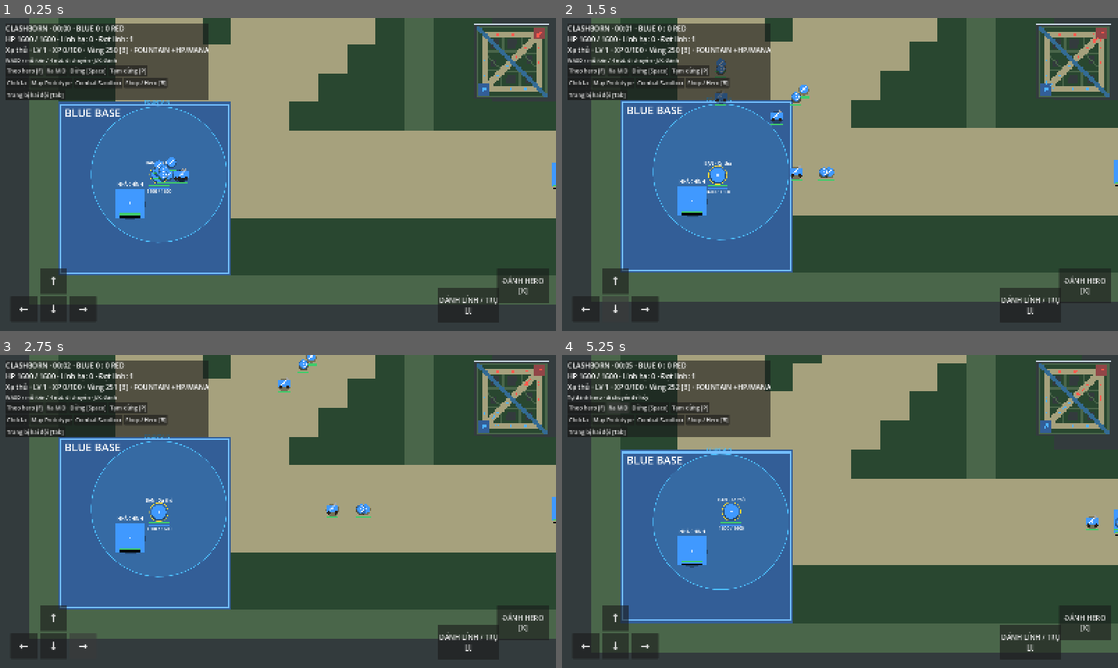
Above: before the commit, frames 1-4 (two rows, left to right).
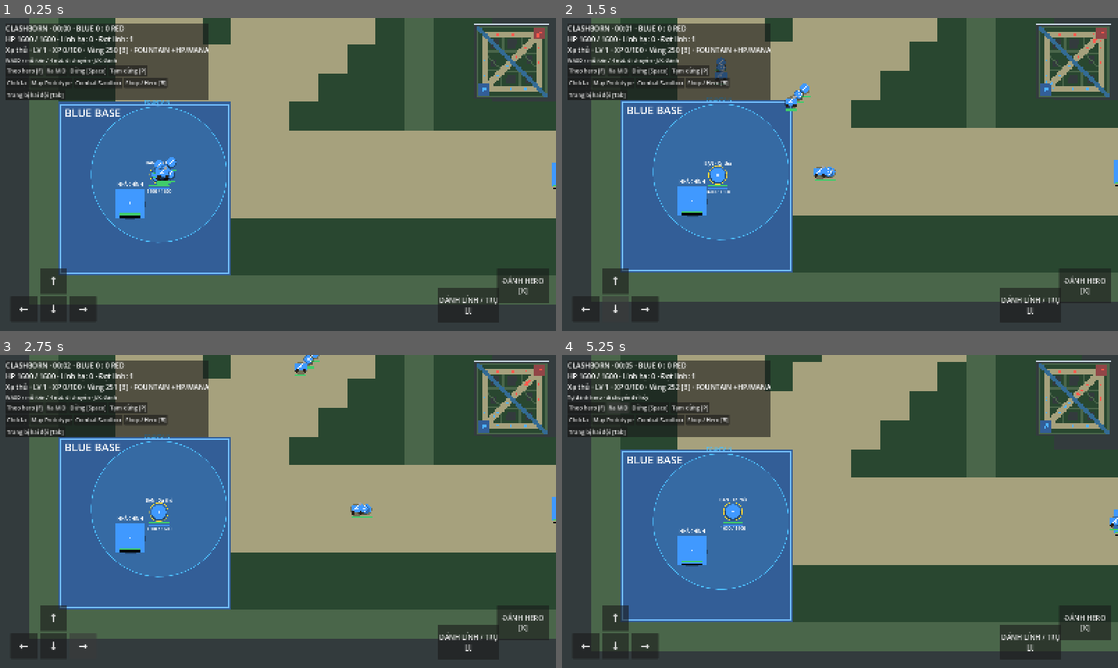
Above: after the commit, the same moments.

Repository: langhoangtien/clash-born
Game: Godot game, scene res://scenes/match/moba_match.tscn
Two runs of this game, one before a commit and one after it. Both use one fixed random seed, a clock stepped at 60 frames per second and the inputs below.
Inputs:
- Up to frame 1 (0.25 s): no input
- Up to frame 2 (1.5 s): click "←" at 0.5 s; click "↓" at 1.25 s
- Up to frame 3 (2.75 s): click "→" at 2 s
- Up to frame 4 (5.25 s): click "ĐÁNH LÍNH / TRỤ [J]" at 2.75 s; click "ĐÁNH HERO [K]" at 3.5 s; click "Theo hero [F]" at 4.25 s; click "Ra MID" at 5 s

The runs differ from the first frame. In frame 1, 0.2% of the frame differs, in the area x 27-98%, y 4-54%; in frame 2, 0.6%; in frame 3, 0.5%; in frame 4, 1.7%, in the area x 6-100%, y 2-96%.

Commit message:
Scale hero death penalties and fix side-lane attack approach

Diff:
--- a/scripts/map/map_navigation.gd
+++ b/scripts/map/map_navigation.gd
@@ -39,6 +39,9 @@
 	if grid.is_point_solid(start) or grid.is_point_solid(end): return []
 	var points := grid.get_point_path(start, end)
 	if points.is_empty(): return points
+	# Replanning from a position between cell centers must not send the actor
+	# backwards to its current cell center before following the next segment.
+	points[0] = from
 	# Cell centers guide A*, but exact destinations remain world coordinates.
 	if points[-1].distance_to(to) > 0.001: points.append(to)
 	return points
--- a/scripts/match/hero_progression.gd
+++ b/scripts/match/hero_progression.gd
@@ -22,6 +22,11 @@
 
 func required_xp() -> int:
 	return settings.first_level_xp + (level - 1) * settings.level_xp_increment
+
+func lose_death_gold() -> int:
+	var loss := mini(gold, maxi(0, settings.death_gold_per_level) * level)
+	gold -= loss
+	return loss
 
 func award(xp: int, coins: int = 0) -> int:
 	gold += maxi(0, coins)
--- a/scripts/match/match_settings.gd
+++ b/scripts/match/match_settings.gd
@@ -5,6 +5,8 @@
 @export var siege_wave_interval: int = 3
 @export var maximum_live_creeps: int = 108
 @export var respawn_seconds: float = 8.0
+@export var respawn_seconds_per_level: float = 2.0
+@export var death_gold_per_level: int = 25
 @export var aggro_range: float = 750.0
 @export var hero_acquisition_range: float = 1400.0
 @export var hero: UnitStats
@@ -41,3 +43,6 @@
 @export var siege_creep: UnitStats
 @export var tower: UnitStats
 @export var core: UnitStats
+
+func respawn_duration(level: int) -> float:
+	return maxf(0, respawn_seconds) + maxf(0, respawn_seconds_per_level) * maxi(0, level - 1)
--- a/scripts/match/moba_match.gd
+++ b/scripts/match/moba_match.gd
@@ -29,6 +29,7 @@
 var shop: PanelContainer
 var opponent_panel: PanelContainer
 var rewards: MatchRewards
+var death_gold_losses: Dictionary = {}
 
 func _enter_tree() -> void:
 	$World.layout = layout
@@ -224,7 +225,7 @@
 	var query := PhysicsRayQueryParameters2D.create(source.position, target.position, 1)
 	return get_world_2d().direct_space_state.intersect_ray(query).is_empty()
 
-func _choose_target(info: Dictionary, categories: Array, radius: float) -> MapUnit:
+func _choose_target(info: Dictionary, categories: Array, radius: float, allow_approach: bool = false) -> MapUnit:
 	var source: MapUnit = info.actor
 	var best: MapUnit
 	var best_priority := 100
@@ -236,7 +237,8 @@
 		var distance := source.runtime.distance_to_unit(target.runtime)
 		var priority := categories.find(candidate.kind)
 		if distance > radius or priority > best_priority or (priority == best_priority and distance >= best_distance): continue
-		if not _visible(source, target): continue
+		if not _visible(source, target):
+			if not allow_approach or source.navigation.path(source.position, target.position).is_empty(): continue
 		best = target
 		best_priority = priority
 		best_distance = distance
@@ -245,13 +247,14 @@
 func _player_target() -> MapUnit:
 	if entities.has(locked_target):
 		var target: MapUnit = entities[locked_target].actor
-		if target.runtime.alive and player.runtime.distance_to_unit(target.runtime) <= settings.hero_acquisition_range: return target
+		if target.runtime.alive and target.runtime.team_id != player.runtime.team_id and player.runtime.distance_to_unit(target.runtime) <= settings.hero_acquisition_range: return target
 	locked_target = ""
 	var categories: Array = ["hero"] if attack_mode == "hero" else ["creep", "tower", "core"]
-	return _choose_target(entities.player, categories, settings.hero_acquisition_range)
+	return _choose_target(entities.player, categories, settings.hero_acquisition_range, true)
 
 func _drive_target(info: Dictionary, target: MapUnit, tick: int) -> void:
 	var actor: MapUnit = info.actor
+	if target != null and (not target.runtime.alive or target.runtime.team_id == actor.runtime.team_id): target = null
 	actor.runtime.target_id = target.runtime.unit_id if target != null and _visible(actor, target) else ""
 	if target != null:
 		if actor.runtime.distance_to_unit(target.runtime) <= actor.runtime.attack_range() and _visible(actor, target):
@@ -282,7 +285,10 @@
 	message.text = "Tự đánh hero · di chuyển để hủy" if category == "hero" else "Tự đánh lính / trụ · di chuyển để hủy"
 
 func _clicked_entity(id: String) -> void:
-	if not entities.has(id) or entities[id].actor.runtime.team_id == 0: return
+	if not entities.has(id): return
+	if entities[id].actor.runtime.team_id == player.runtime.team_id:
+		message.text = "Mục tiêu đồng minh · chỉ có thể đánh lính/tướng địch"
+		return
 	request_attack("hero" if entities[id].kind == "hero" else "creep")
 	locked_target = id
 
@@ -295,8 +301,10 @@
 	_reward_death(info, killer)
 	rewards.forget(id)
 	if info.kind == "hero":
+		var hero: HeroProgression = progression[id]
+		death_gold_losses[id] = hero.lose_death_gold()
 		scores[1 - info.actor.runtime.team_id] += 1
-		respawns[id] = combat.tick_count + ceili(settings.respawn_seconds * SimulationClock.TICKS_PER_SECOND)
+		respawns[id] = combat.tick_count + maxi(1, ceili(settings.respawn_duration(hero.level) * SimulationClock.TICKS_PER_SECOND))
 		info.actor.stop()
 		if id == "player": attack_mode = ""; locked_target = ""
 	elif info.kind == "creep" and killer == "player": creep_kills += 1
@@ -360,6 +368,7 @@
 	actor.runtime.target_id = ""
 	actor.runtime.casting.clear()
 	actor.runtime.next_attack_tick = combat.tick_count + 1
+	death_gold_losses.erase(id)
 	info.route_index = 0
 	if id == "player": message.text = "Đã hồi sinh · J đánh lính/trụ, K đánh hero"
 
@@ -477,7 +486,7 @@
 	if in_fountain(state): hud.text += " · FOUNTAIN +HP/MANA"
 	if shop.visible: shop.refresh()
 	if opponent_panel.visible: opponent_panel.refresh()
-	if not state.alive: message.text = "Hồi sinh sau %.1f giây" % respawn
+	if not state.alive: message.text = "Hồi sinh sau %.1f giây · Mất %d vàng" % [respawn, death_gold_losses.get("player", 0)]
 	elif paused: message.text = "TẠM DỪNG · nhấn P để tiếp tục"
 
 func _unhandled_input(event: InputEvent) -> void:
--- /dev/null
+++ b/tests/test_death_lane_attacks.gd
@@ -0,0 +1,137 @@
+extends SceneTree
+var checks := 0
+var failures := 0
+func _initialize() -> void: call_deferred("_run")
+func check(value: bool, label: String) -> void:
+	checks += 1
+	if not value: failures += 1; push_error(label)
+func _run() -> void:
+	_test_rules()
+	await _test_lane_attacks()
+	await _test_death()
+	print("Death/lane attacks: %d checks, %d failures" % [checks, failures])
+	quit(0 if failures == 0 else 1)
+func _test_lane_attacks() -> void:
+	var main = load("res://scenes/match/moba_match.tscn").instantiate()
+	main.settings = main.settings.duplicate(true)
+	main.settings.maximum_live_creeps = 0
+	root.add_child(main)
+	await process_frame
+	await physics_frame
+	main.set_physics_process(false)
+	main.clock.set_running(false)
+	main.next_wave_tick = 99999
+	for info in main.entities.values():
+		info.actor.paused = true
+		info.actor.runtime.stats.physical_damage = 0
+	main.player.runtime.stats.physical_damage = 100
+	for lane in ["TOP", "BOT"]:
+		var from_cell := Vector2i(12, 19) if lane == "TOP" else Vector2i(19, 25)
+		var to_cell := Vector2i(5, 20) if lane == "TOP" else Vector2i(20, 34)
+		main.player.position = main.layout.cell_center(from_cell)
+		main.player.runtime.position = main.player.position
+		var target: MapUnit = main._spawn("probe_" + lane, 1, main.settings.melee_creep, main.layout.cell_center(to_cell), "creep", lane)
+		target.paused = true
+		target.runtime.stats.physical_damage = 0
+		check(main.player.navigation.point_is_clear(main.player.position) and not main.player.navigation.path(main.player.position, target.position).is_empty(), lane + " fixture is walkable and reachable")
+		var actual_start: Vector2 = main.player.position + Vector2(17, 17)
+		var replanned: PackedVector2Array = main.player.navigation.path(actual_start, target.position)
+		check(not replanned.is_empty() and replanned[0] == actual_start, lane + " replan starts at real position without pulling back to cell center")
+		check(not main._visible(main.player, target), lane + " reproduces nearby creep occluded by jungle wall")
+		main.request_attack("creep")
+		check(main._player_target() == target, lane + " auto-attack acquires reachable creep across bend")
+		main.player.paused = false
+		main.clock.step()
+		check(main.player.runtime.target_id.is_empty() and not main.player.path.is_empty(), lane + " approaches via navigation without attacking through terrain")
+		var hp: float = target.runtime.current_hp
+		for frame in range(600):
+			await physics_frame
+			if frame % 2 == 0: main.clock.step()
+			if target.runtime.current_hp < hp: break
+		check(target.runtime.current_hp < hp, lane + " hero rounds obstacle and damages creep at impact")
+		check(main.player.navigation.point_is_clear(main.player.position), lane + " approach remains outside blocked terrain")
+		check(main._visible(main.player, target) and main.player.runtime.distance_to_unit(target.runtime) <= main.player.runtime.attack_range(), lane + " attack resolves from valid visible range")
+		print("%s side-lane creep HP: %.2f -> %.2f" % [lane, hp, target.runtime.current_hp])
+		if "--capture" in OS.get_cmdline_user_args() and DisplayServer.get_name() != "headless":
+			main.camera.follow_enabled = true
+			main.camera.position = main.player.position
+			main.camera.force_update_scroll()
+			main._refresh_hud()
+			await process_frame
+			await RenderingServer.frame_post_draw
+			check(root.get_texture().get_image().save_png("res://.local/attack-%s.png" % lane.to_lower()) == OK, lane + " attack and reduced HP rendered")
+		main.player.paused = true
+		main._stop_player()
+		target.runtime.alive = false
+	var friendly: MapUnit = main._spawn("friendly_probe", 0, main.settings.melee_creep, main.player.position, "creep", "BOT")
+	main._clicked_entity("friendly_probe")
+	check(main.attack_mode.is_empty() and "đồng minh" in main.message.text, "Friendly creep click explains why it cannot be damaged")
+	main._drive_target(main.entities.player, friendly, main.combat.tick_count + 1)
+	check(main.player.runtime.target_id.is_empty(), "Friendly target never enters external combat attack")
+	main.queue_free()
+	await process_frame
+
+func _test_rules() -> void:
+	var settings: MatchSettings = load("res://data/match/default_match.tres").duplicate(true)
+	var hero := HeroProgression.new(UnitRuntimeState.new("test", 0, Vector2.ZERO, settings.hero, BalanceSettings.new()), settings.hero, settings.hero_profiles[0], settings, BalanceSettings.new())
+	check(settings.respawn_duration(1) == 8 and settings.respawn_duration(5) == 16 and settings.respawn_duration(15) == 36, "Respawn duration scales from 8s at level one to 36s at cap")
+	hero.level = 5
+	hero.gold = 1000
+	check(hero.lose_death_gold() == 125 and hero.gold == 875, "Death removes 25 gold per level")
+	hero.gold = 20
+	check(hero.lose_death_gold() == 20 and hero.gold == 0, "Death loss clamps to available gold")
+	check(hero.lose_death_gold() == 0 and hero.gold == 0, "Empty wallet never becomes negative")
+	settings.respawn_seconds = 3
+	settings.respawn_seconds_per_level = 0.5
+	settings.death_gold_per_level = 10
+	hero.gold = 100
+	check(settings.respawn_duration(5) == 5 and hero.lose_death_gold() == 50, "Respawn growth and penalty configurable independently")
+
+func _test_death() -> void:
+	var main = load("res://scenes/match/moba_match.tscn").instantiate()
+	main.settings = main.settings.duplicate(true)
+	main.settings.maximum_live_creeps = 0
+	main.settings.passive_gold_amount = 0
+	root.add_child(main)
+	await process_frame
+	main.set_physics_process(false)
+	main.clock.set_running(false)
+	main.next_wave_tick = 99999
+	for info in main.entities.values():
+		info.actor.paused = true
+		info.actor.runtime.stats.physical_damage = 0
+	var hero: HeroProgression = main.progression.player
+	hero.level = 5
+	hero.experience = 17
+	hero.gold = 2000
+	hero.buy(MatchItemCatalog.items()[10])
+	var gold_before := hero.gold
+	var gear: Array[EquipmentData] = hero.equipment.items().duplicate()
+	var point: Vector2 = main.layout.cell_center(Vector2i(15, 24))
+	main.player.position = point
+	main.player.runtime.position = point
+	main.player.runtime.current_hp = 1
+	main.enemy_hero.position = point + Vector2(100, 0)
+	main.enemy_hero.runtime.position = main.enemy_hero.position
+	main.enemy_hero.runtime.stats.physical_damage = 10000
+	main.enemy_hero.runtime.stats.ranged_attacks = false
+	main.enemy_hero.runtime.next_attack_tick = main.combat.tick_count + 1
+	main.clock.step()
+	var death_tick: int = main.combat.tick_count
+	check(not hero.unit.alive and main.respawns.player == death_tick + 480, "Real level-five lethal damage schedules 16 seconds of simulation time")
+	check(hero.gold == gold_before - 125 and hero.equipment.items() == gear and hero.experience == 17, "Real death loses gold once, retaining equipment and XP")
+	main._refresh_hud()
+	check("Mất 125 vàng" in main.message.text, "Death HUD displays actual penalty")
+	main.set_paused(true)
+	main.clock.advance(60)
+	check(main.combat.tick_count == death_tick and not hero.unit.alive and hero.gold == gold_before - 125, "Pause freezes respawn and cannot charge another penalty")
+	main.set_paused(false)
+	main.clock.set_running(false)
+	for tick in range(479): main.clock.step()
+	check(not hero.unit.alive and hero.gold == gold_before - 125, "Hero remains dead until the exact respawn tick without repeated loss")
+	main.clock.step()
+	check(hero.unit.alive and hero.unit.current_hp == hero.unit.stats.max_hp and hero.unit.position == main.layout.spawn_points(0)[0], "Hero revives precisely at deadline with full grown/equipped HP")
+	check(hero.level == 5 and hero.experience == 17 and hero.equipment.items() == gear and hero.gold == gold_before - 125, "Respawn preserves post-penalty progression and gear")
+	check(not main.death_gold_losses.has("player"), "Respawn clears death notice")
+	main.queue_free()
+	await process_frame
Not shown, added: tests/test_death_lane_attacks.gd.uid
Not shown, changed: DESIGN.md
Not shown, changed: README.md
Not shown, changed: docs/combat_formulas.md
Not shown, added: docs/death_lane_attacks.md
Not shown, changed: docs/playable_match.md
Not shown, changed: docs/progression_shop.md
